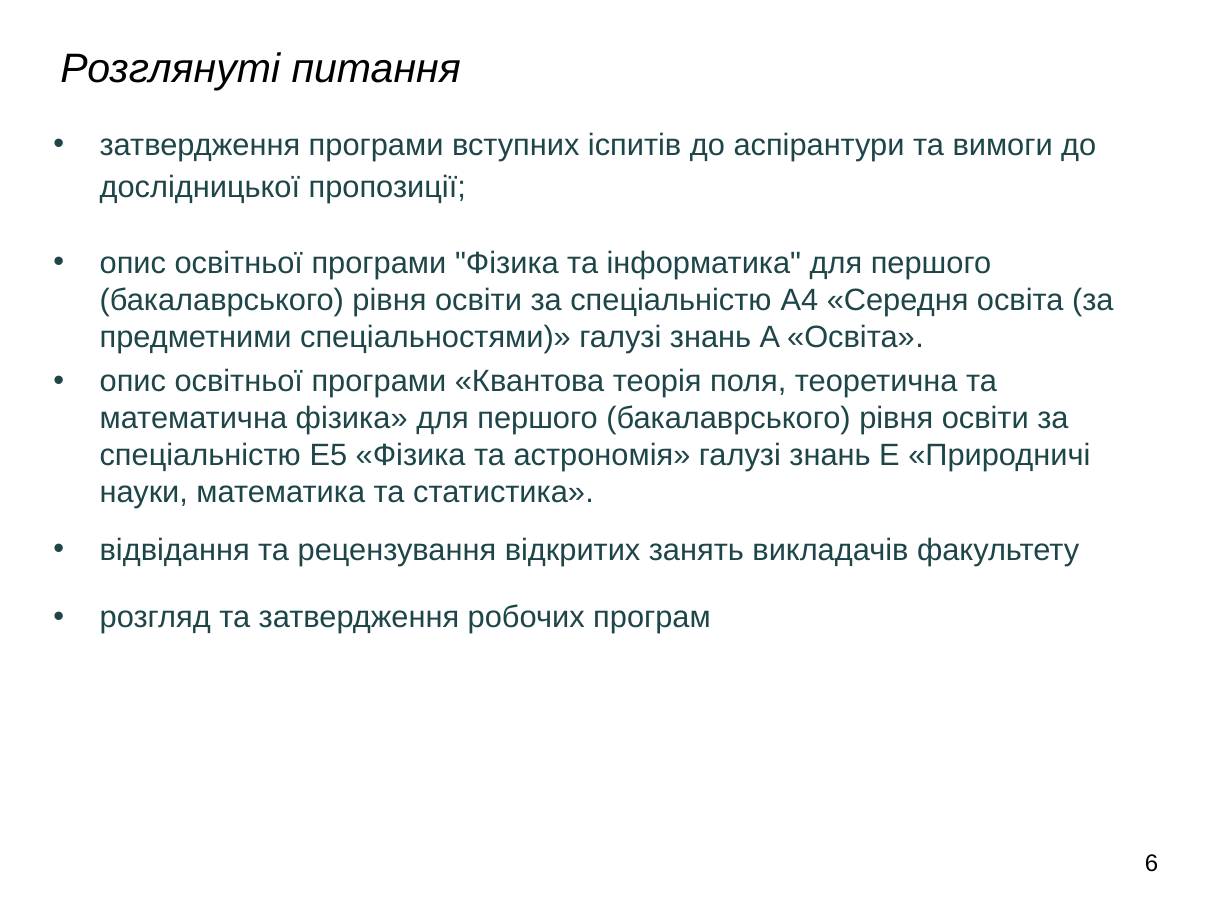
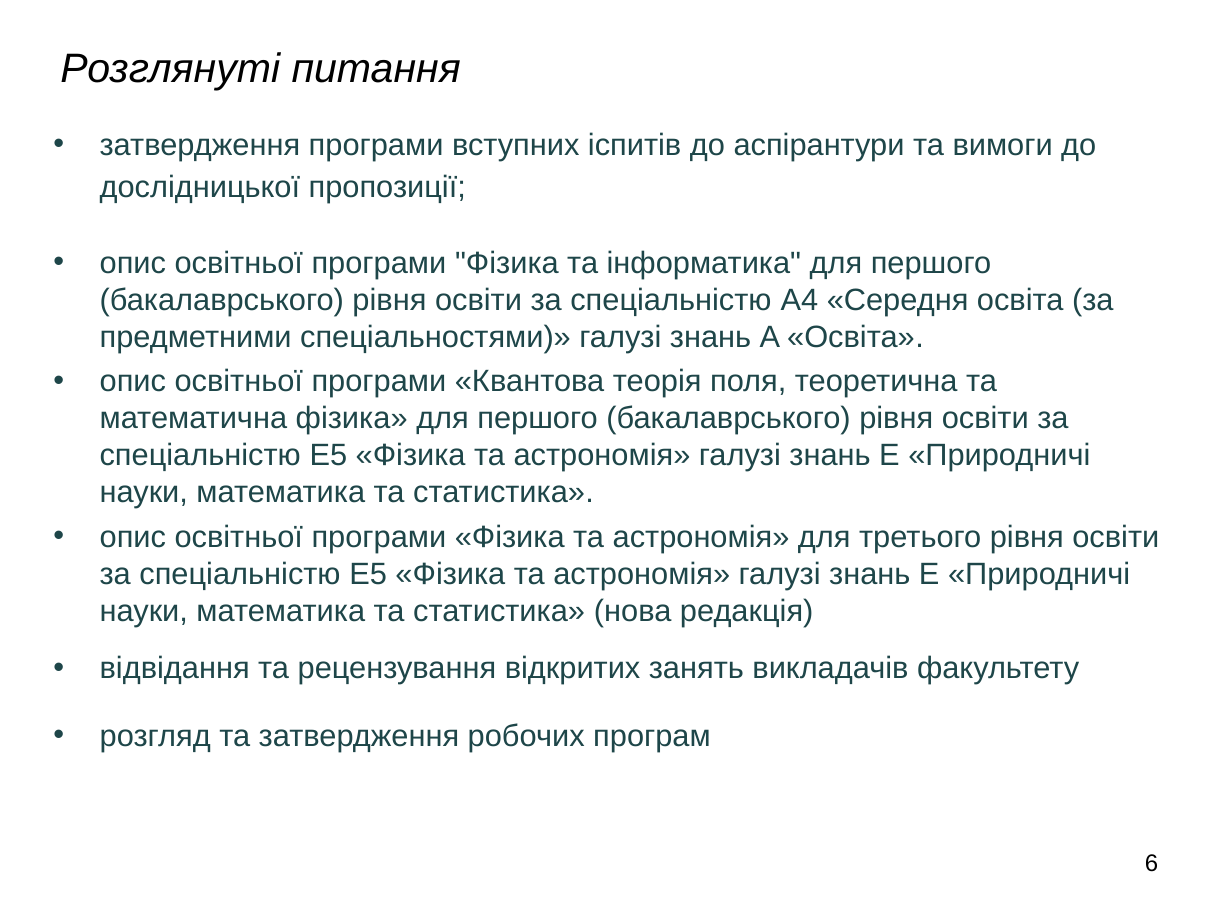
Before and after one commit to l432/NMK, a slide deck: slide 6 of Olikh/Zvit/25_26/Zvit25_26.ppt. Drawn at 1232x924 pixels with LibreOffice and Linux fonts; fonts in the diff are those of the drawing; background and template pictures are left out. Boxes give left, top, right and bottom in pixels: in the first picture for what was removed or moved away, otherwise in the second. Text is boxed around its words. In the diff, an @@ line names an element or a change of style, - is before the commit and + after.

```diff
--- a/Olikh/Zvit/25_26/Zvit25_26.ppt
+++ b/Olikh/Zvit/25_26/Zvit25_26.ppt
@@ text at (100, 524, 1159, 626): paragraph added @@
+• опис освітньої програми «Фізика та астрономія» для третього рівня освіти за спеціальністю Е5 «Фізика та астрономія» галузі знань Е «Природничі науки, математика та статистика» (нова редакція)
```
Also in this commit, not shown: 3 other slides changed, 1 slide added, 1 slide removed, 25 other files.
